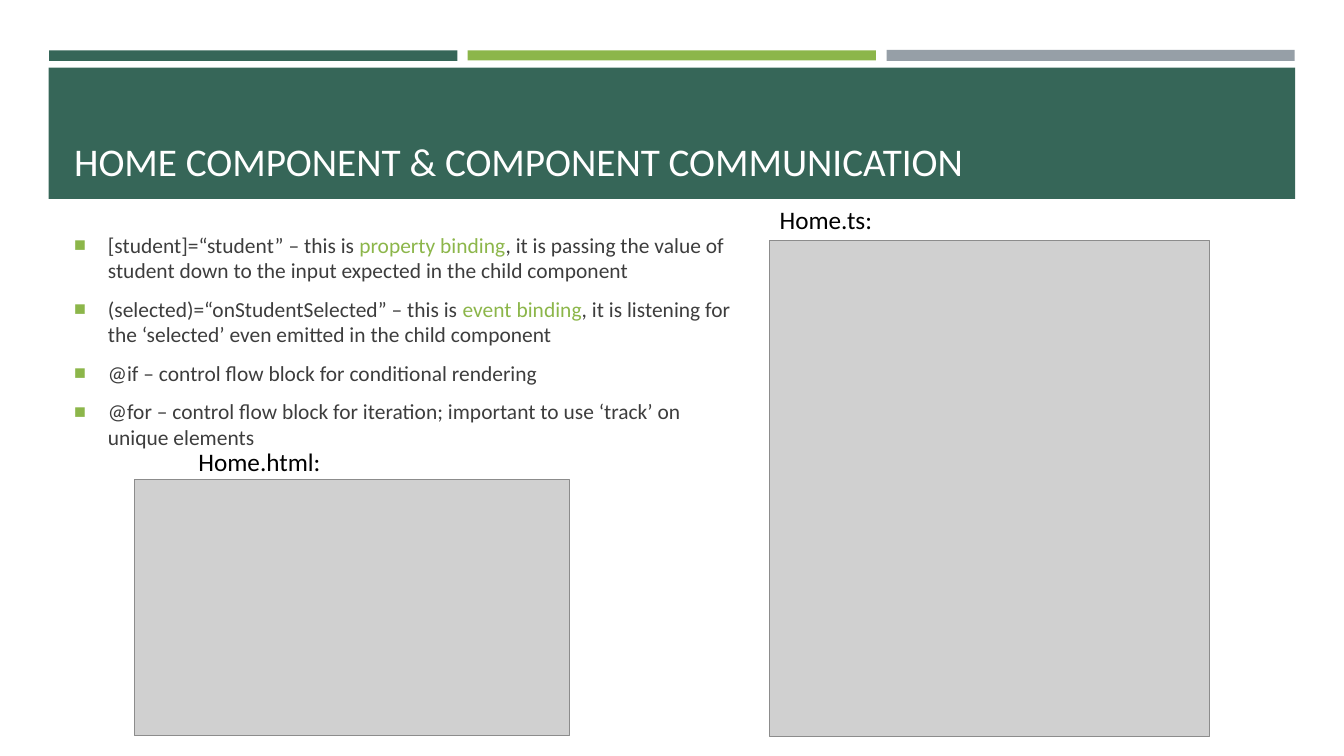
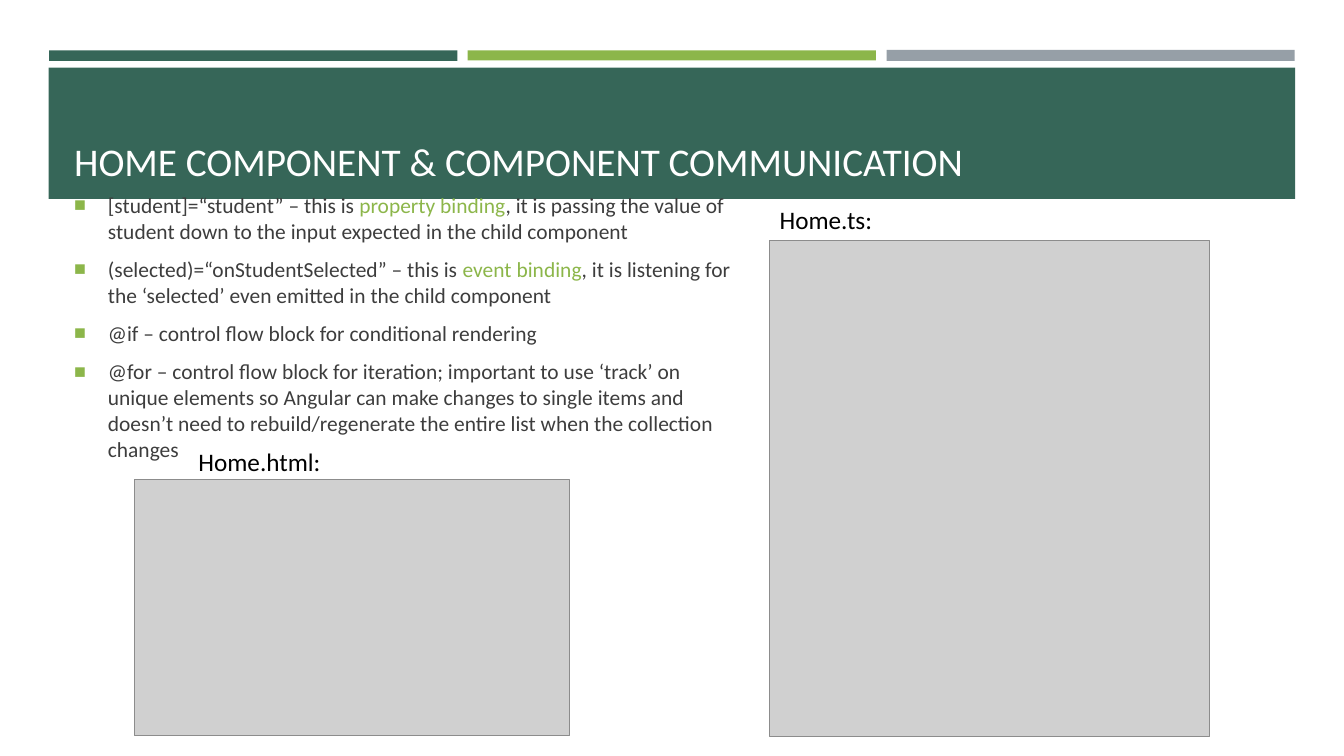
Before and after one commit to e-m-wilson/java-fs, a slide deck: slide 9 of Week_7/Angular.pptx. Drawn at 1344x756 pixels with LibreOffice and Linux fonts; fonts in the diff are those of the drawing; grey boxes stand for pictures. Boxes give left, top, right and bottom in pixels: in the first picture for what was removed or moved away, otherwise in the second. Text is boxed around its words. In the diff, an @@ line names an element or a change of style, - is before the commit and + after.

Commit message:
update

```diff
--- a/Week_7/Angular.pptx
+++ b/Week_7/Angular.pptx
@@ text "[student]=“student” – this is property ...": place and size @@
-text "[student]=“student” – this is property ..." at [108,237,730,449]
+text "[student]=“student” – this is property ..." at [108,195,730,461]
@@ text at [108,364,712,461]: text changed @@
-■ @for – control flow block for iteration; important to use ‘track’ on unique elements
+■ @for – control flow block for iteration; important to use ‘track’ on unique elements so Angular can make changes to single items and doesn’t need to rebuild/regenerate the entire list when the collection changes
```
Also in this commit, not shown: 1 other slide changed, 8 slides added.
